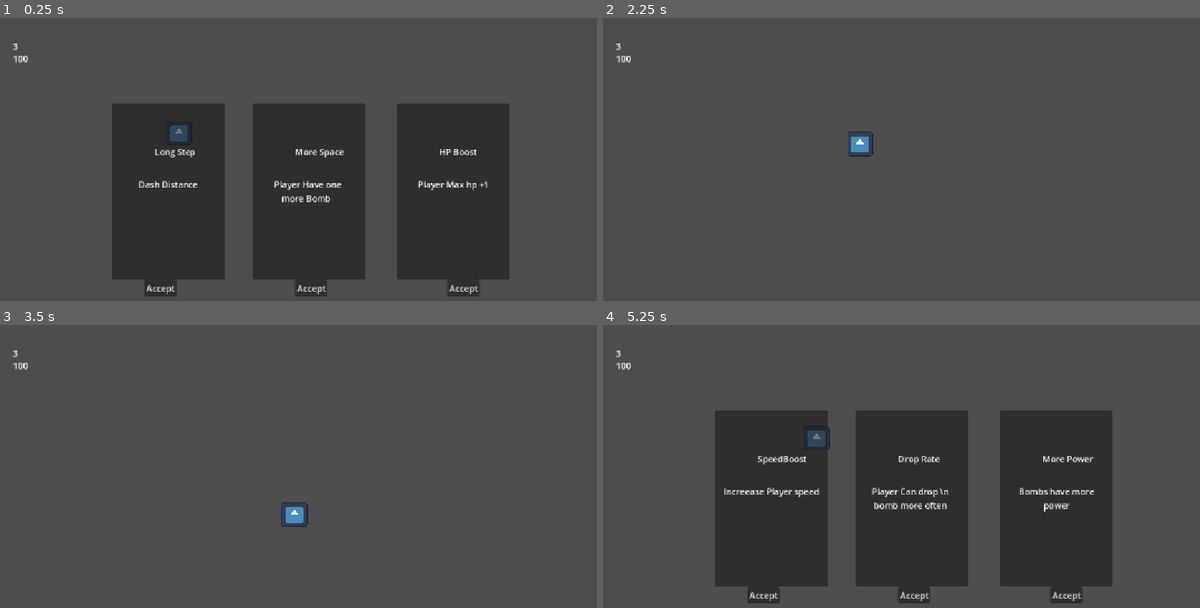
Above: before the commit, frames 1-4 (two rows, left to right).
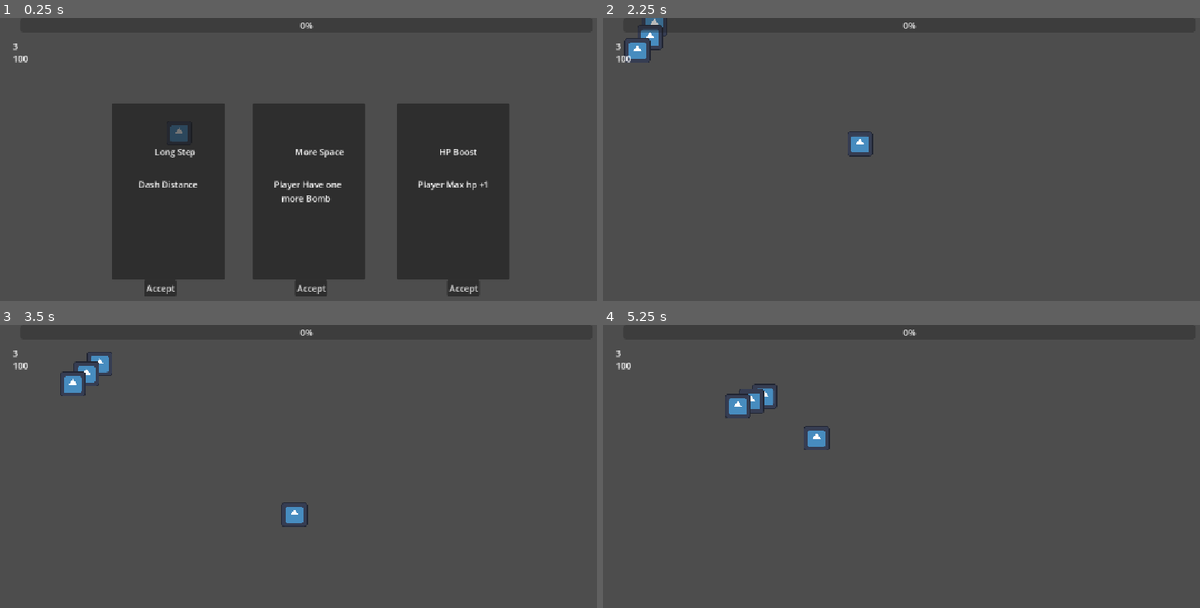
Above: after the commit, the same moments.

Repository: Yu-xo/GMTK2026
Game: Godot game, scene res://Scenes/Main/Main.tscn
Same seed, same stepped clock (60 frames per second), same inputs: the game is played once before the commit and once after it. The engine's default icon, where the game draws it, is replaced by a stand-in: a white triangle on a blue panel in a dark square.
Inputs (mouse positions are in pixels of both pictures, inside the frame that each line leads up to):
- Up to frame 1 (0.25 s): no input
- Up to frame 2 (2.25 s): click "Accept" at 0.5 s; tap Enter at 1.25 s; move the mouse to (1050, 173) at 1.27 s; hold D (right) 1.28-2.03 s; hold Shift (dash) 1.28-2.03 s; move the mouse to (788, 207) at 2.02 s; hold S (down) from 2.03 s (still down); click (788, 207) at 2.1 s
- Up to frame 3 (3.5 s): tap Shift (dash) at 2.3 s; move the mouse to (370, 421) at 2.77 s; release S (down) at 2.78 s; hold D (right) from 2.78 s (still down); hold Shift (dash) from 2.78 s (still down)
- Up to frame 4 (5.25 s): move the mouse to (883, 568) at 3.52 s; release D (right) at 3.53 s; release Shift (dash) at 3.53 s; hold W (up) 3.53-4.28 s; tap Shift (dash) at 3.6, 4.55, 5.1 s; move the mouse to (1098, 551) at 4.27 s; press the mouse at (1098, 551) at 4.28 s; hold A (left) from 4.28 s (still down); move the mouse to (728, 446) at 5.02 s; release the mouse at (728, 446) at 5.03 s

The runs differ from the first frame. In frame 1, less than 0.1% of the frame differs, in the area x 50-53%, y 1-4%; in frame 2, 0.6%; in frame 3, 0.6%; in frame 4, 36%, in the area x 18-86%, y 1-99%.

Commit message:
ExpSystem

Diff:
--- a/Scenes/Characters/Player/Player.tscn
+++ b/Scenes/Characters/Player/Player.tscn
@@ -8,12 +8,17 @@
 [sub_resource type="RectangleShape2D" id="RectangleShape2D_8y2kw"]
 size = Vector2(50, 44)
 
-[node name="Player" type="CharacterBody2D" unique_id=1541806321 node_paths=PackedStringArray("Muzzle", "DropRate") groups=["player"]]
+[sub_resource type="CircleShape2D" id="CircleShape2D_uapsp"]
+radius = 66.068146
+
+[node name="Player" type="CharacterBody2D" unique_id=1541806321 node_paths=PackedStringArray("Muzzle", "DropRate", "CollectArea", "exp_bar") groups=["player"]]
 motion_mode = 1
 script = ExtResource("1_8y2kw")
 BombNode = ExtResource("2_gqvyu")
 Muzzle = NodePath("Marker2D")
 DropRate = NodePath("DropRate")
+CollectArea = NodePath("CollectArea")
+exp_bar = NodePath("HUD/ExpBar")
 
 [node name="CollisionShape2D" type="CollisionShape2D" parent="." unique_id=1933693312]
 shape = SubResource("RectangleShape2D_8y2kw")
@@ -57,3 +62,16 @@
 offset_right = 76.0
 offset_bottom = 87.0
 text = "speed"
+
+[node name="ExpBar" type="ProgressBar" parent="HUD" unique_id=556139805]
+offset_left = 38.0
+offset_right = 1105.0
+offset_bottom = 27.0
+max_value = 2.0
+
+[node name="CollectArea" type="Area2D" parent="." unique_id=2035955851]
+
+[node name="CollisionShape2D" type="CollisionShape2D" parent="CollectArea" unique_id=958986943]
+shape = SubResource("CircleShape2D_uapsp")
+
+[connection signal="area_entered" from="CollectArea" to="." method="_on_collect_area_area_entered"]
--- a/Scenes/EnemySpawner/EnemySpawner.tscn
+++ b/Scenes/EnemySpawner/EnemySpawner.tscn
@@ -4,8 +4,6 @@
 
 [node name="EnemySpawner" type="Node2D" unique_id=1827537512]
 script = ExtResource("1_dnts2")
-enemy_type_ratio = Array[int]([1, 1, 1])
-spawn_interval_ratio = Array[int]([1, 1, 1])
 
 [node name="WaitSpawnTimer" type="Timer" parent="." unique_id=2057680272]
 wait_time = 3.0
--- a/Scenes/Main/Main.tscn
+++ b/Scenes/Main/Main.tscn
@@ -11,15 +11,19 @@
 [ext_resource type="Resource" uid="uid://bcc5ukvkurm1u" path="res://Data/DMgBoost.tres" id="10_5ci8a"]
 [ext_resource type="Resource" uid="uid://gxrj2bjlq1lp" path="res://Data/DropRate.tres" id="11_18xdc"]
 [ext_resource type="Resource" uid="uid://cfn15bsk0cknv" path="res://Data/Explosionzone.tres" id="12_epx8f"]
+[ext_resource type="PackedScene" uid="uid://bs1e6rjc61nec" path="res://Scenes/EnemySpawner/EnemySpawner.tscn" id="12_wgovn"]
 
 [node name="Main" type="Node" unique_id=1359459859]
 
-[node name="Player" parent="." unique_id=1541806321 instance=ExtResource("1_p8rbg")]
+[node name="Player" parent="." unique_id=1541806321 node_paths=PackedStringArray("UpgradeUI") instance=ExtResource("1_p8rbg")]
 position = Vector2(334, 215)
+UpgradeUI = NodePath("../UpgradeUI/UpgradePanelHolder")
 
 [node name="UpgradeUI" type="CanvasLayer" parent="." unique_id=800298322]
 
-[node name="UpgradePanelHolder" type="Control" parent="UpgradeUI" unique_id=1239043610]
+[node name="UpgradePanelHolder" type="Control" parent="UpgradeUI" unique_id=1239043610 groups=["ui"]]
+process_mode = 3
+visible = false
 layout_mode = 3
 anchors_preset = 15
 anchor_right = 1.0
@@ -152,8 +156,4 @@
 offset_bottom = 361.0
 text = "Accept"
 
-[node name="Timer" type="Timer" parent="UpgradeUI" unique_id=1867406940]
-wait_time = 5.0
-autostart = true
-
-[connection signal="timeout" from="UpgradeUI/Timer" to="UpgradeUI/UpgradePanelHolder" method="_on_timer_timeout"]
+[node name="EnemySpawner" parent="." unique_id=1827537512 instance=ExtResource("12_wgovn")]
--- /dev/null
+++ b/Scenes/Obejcts/Orbs.tscn
@@ -0,0 +1,17 @@
+[gd_scene format=3 uid="uid://cnnsxph60rn6c"]
+
+[ext_resource type="Script" uid="uid://gf2okr7jy2pv" path="res://Scripts/orbs.gd" id="1_17e5n"]
+[ext_resource type="Texture2D" uid="uid://4q335xxs2p" path="res://icon.svg" id="1_bldic"]
+
+[sub_resource type="CircleShape2D" id="CircleShape2D_bldic"]
+radius = 22.803509
+
+[node name="Area2D" type="Area2D" unique_id=1060795868 groups=["orbs"]]
+script = ExtResource("1_17e5n")
+
+[node name="Sprite2D" type="Sprite2D" parent="." unique_id=1098664256]
+scale = Vector2(0.25, 0.25)
+texture = ExtResource("1_bldic")
+
+[node name="CollisionShape2D" type="CollisionShape2D" parent="." unique_id=448946740]
+shape = SubResource("CircleShape2D_bldic")
--- a/Scripts/enemy.gd
+++ b/Scripts/enemy.gd
@@ -1,11 +1,21 @@
 extends CharacterBody2D
 
+signal enemy_died
+
+@export var OrbNode  = preload("res://Scenes/Obejcts/Orbs.tscn")
 @export var enemy_res: EnemyResource
 @onready var player:CharacterBody2D = get_tree().get_first_node_in_group("player")
 
 var move_direction: Vector2
 var push_velocity: Vector2 = Vector2.ZERO
 
+func _ready() -> void:
+	enemy_res = enemy_res.duplicate(true)
+
+func _spawn_orb():
+	var orb  = OrbNode.instantiate()
+	orb.position = self.global_position
+	get_tree().current_scene.add_child(orb)
 
 func _physics_process(_delta: float) -> void:
 	_ai()
@@ -20,12 +30,12 @@
 	tween.tween_property(self, "push_velocity", Vector2.ZERO, push_dur)
 
 
-
 func _take_damage(damage_value: int) -> void:
 	enemy_res.hp -= damage_value
 	if enemy_res.hp <= 0:
+		enemy_died.emit()
+		_spawn_orb()
 		queue_free()
-
 
 func _ai() -> void:
 	match enemy_res.enemy_type:
--- /dev/null
+++ b/Scripts/orbs.gd
@@ -0,0 +1 @@
+extends Area2D
--- a/Scripts/player.gd
+++ b/Scripts/player.gd
@@ -11,17 +11,27 @@
 var current_state = States.IDLE
 
 var dir: Vector2
+var player_level: int = 0
 
 @export var BombNode: PackedScene
 @export var Muzzle: Marker2D
 @export var DropRate: Timer
 
+@export var CollectArea: Area2D
+@export var exp_bar: ProgressBar
+
+@export var UpgradeUI: Control
+
+# EXP
+var exp_points: int = 0
+
 # Player Stats
 var hp: int
 var move_speed: int
 
 # Dash
 @export var DashSpeed := 450.0
+
 var DashDuration: float
 var DashCooldown: float
 
@@ -106,7 +116,7 @@
 
 func _idle_state():
 
-	dir = Input.get_vector("left","right","up","down")
+	dir = Input.get_vector("left", "right", "up", "down")
 
 	if dir != Vector2.ZERO:
 		current_state = States.MOVE
@@ -116,7 +126,7 @@
 
 func _move_state():
 
-	dir = Input.get_vector("left","right","up","down")
+	dir = Input.get_vector("left", "right", "up", "down")
 
 	velocity = dir * move_speed
 
@@ -132,7 +142,7 @@
 	can_dash = false
 	is_dashing = true
 
-	dash_direction = Input.get_vector("left","right","up","down")
+	dash_direction = Input.get_vector("left", "right", "up", "down")
 
 	if dash_direction == Vector2.ZERO:
 		dash_direction = Vector2.RIGHT
@@ -156,7 +166,6 @@
 
 		bomb.global_position = Muzzle.global_position
 
-		# Pass upgraded stats
 		bomb.max_damage = UpgardeEffects.max_dmg
 		bomb.explosion_radius = UpgardeEffects.explosion_radius
 
@@ -169,3 +178,28 @@
 
 func _on_drop_timeout():
 	can_drop = true
+
+
+func _level_up():
+
+	player_level += 1
+
+	exp_bar.value = 0
+	exp_bar.max_value *= 1.5
+
+	get_tree().paused = true
+
+	UpgradeUI.open_upgrade_screen()
+
+
+func _on_collect_area_area_entered(area: Area2D) -> void:
+
+	if !area.is_in_group("orbs"):
+		return
+
+	exp_bar.value += 1
+
+	area.queue_free()
+
+	if exp_bar.value >= exp_bar.max_value:
+		_level_up()
--- a/Scripts/upgrade_panel_holder.gd
+++ b/Scripts/upgrade_panel_holder.gd
@@ -106,8 +106,8 @@
 	player._update_stats()
 
 	visible = false
+	get_tree().paused = false
 
-
-func _on_timer_timeout() -> void:
+func _refresh():
 	open_upgrade_screen()
 	self.visible = true
--- a/project.godot
+++ b/project.godot
@@ -28,6 +28,8 @@
 
 player=""
 spawn_marker=""
+ui=""
+orbs=""
 
 [input]
 
Not shown, added: Scripts/orbs.gd.uid
